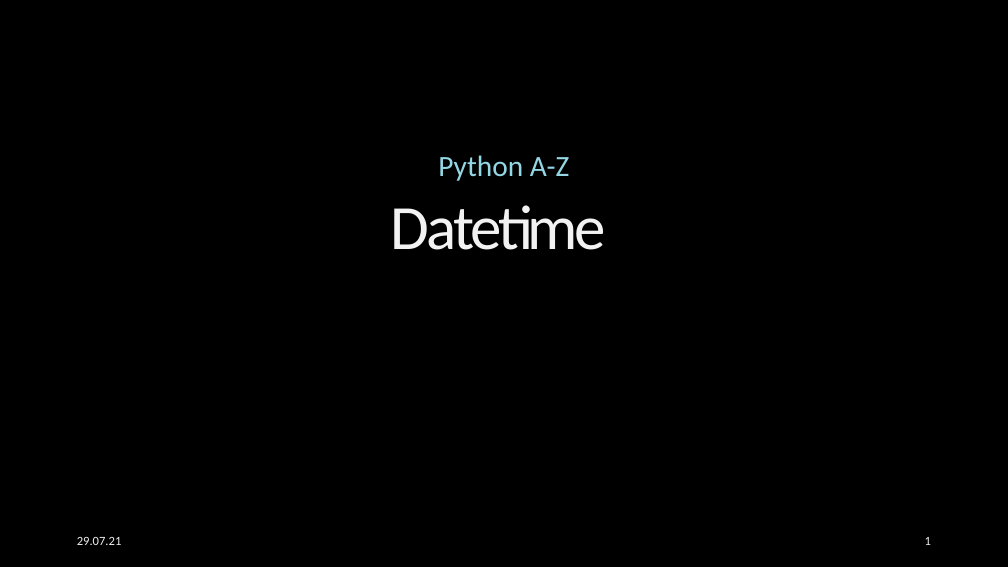
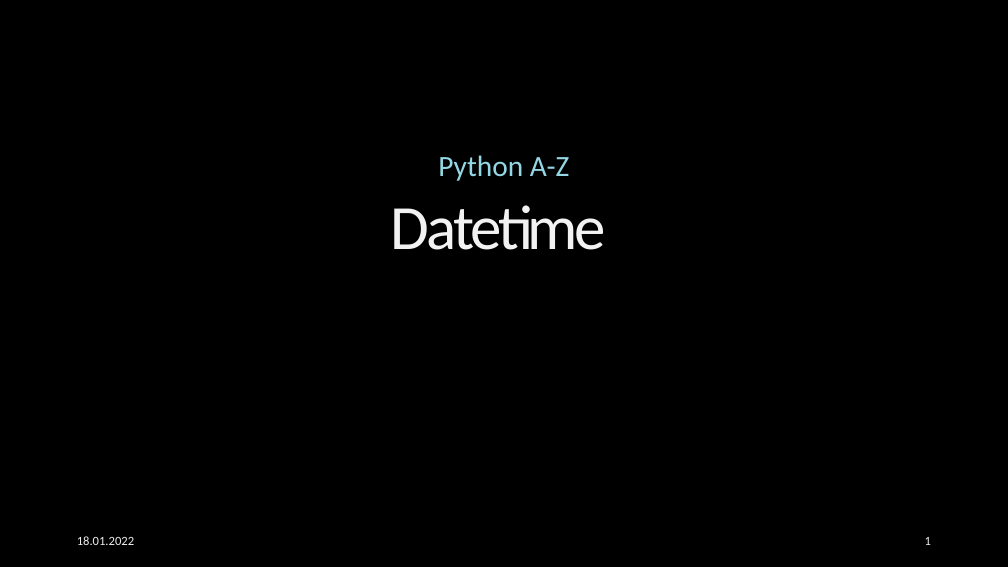
Before and after one commit to EsstBananeImEi/python_kurs, a slide deck: slide 1 of Materialien/Powerpoint/Einfuehrung in Datetime.pptx. Drawn at 1008x567 pixels with LibreOffice and Linux fonts; fonts in the diff are those of the drawing; background and template pictures are left out. Boxes give left, top, right and bottom in pixels: in the first picture for what was removed or moved away, otherwise in the second. Text is boxed around its words. In the diff, an @@ line names an element or a change of style, - is before the commit and + after.

Commit message:
update and finished Datetime kapitel

```diff
--- a/Materialien/Powerpoint/Einfuehrung in Datetime.pptx
+++ b/Materialien/Powerpoint/Einfuehrung in Datetime.pptx
@@ text at bbox=[77, 536, 134, 545]: text changed @@
-29.07.21
+18.01.2022
```
Also in this commit, not shown: 5 other slides changed, 5 slides added, 8 other files.
